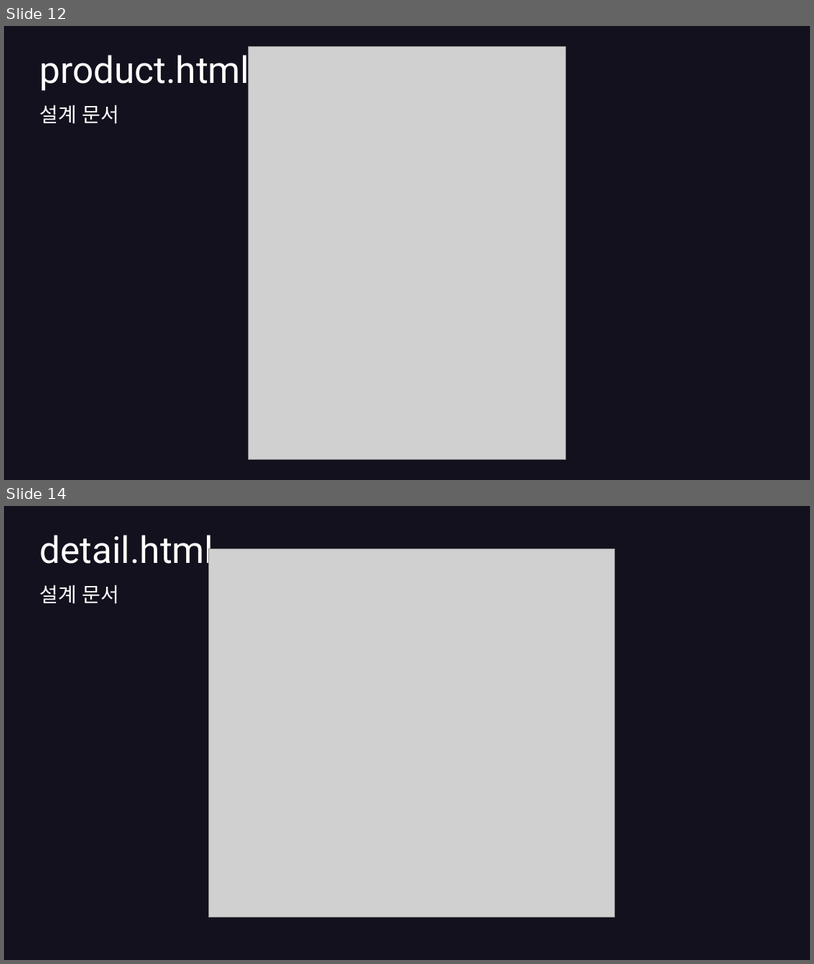
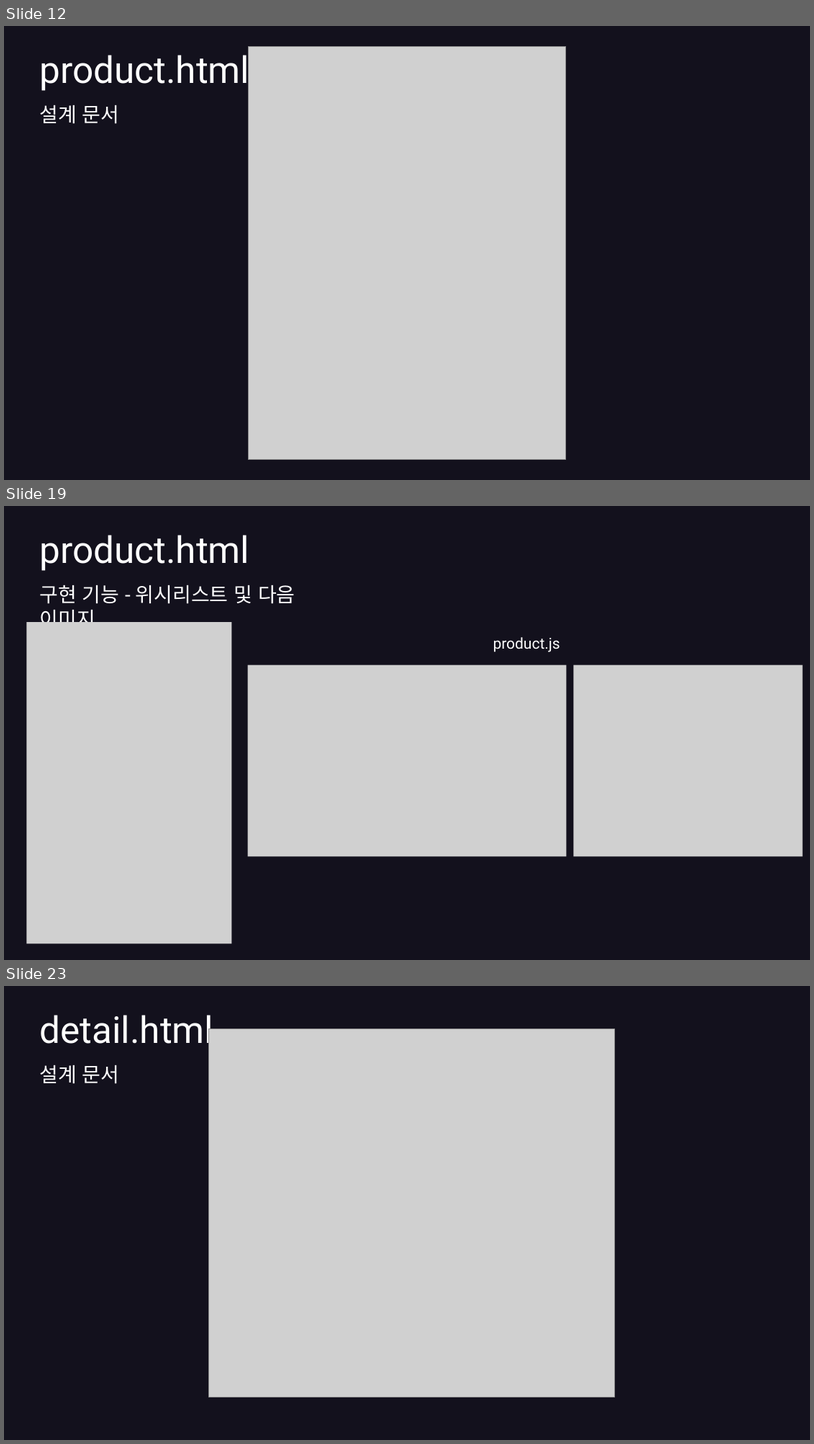
Before and after one commit to hyunkyumlee/FrontProject, a slide deck: 발표 자료/푸마_발표ppt.pptx. Shown one above the other, each under a label of ours: slides 12 and 14 before the commit, slides 12, 19 and 23 after it; the slides between them are not shown. The pictures are 814x964 and 814x1444 pixels, drawn with LibreOffice and Linux fonts; fonts in the diff are those of the drawing; grey boxes stand for pictures. Boxes give left, top, right and bottom in pixels: in the first picture for what was removed or moved away, otherwise in the second. Text is boxed around its words. In the diff, an @@ line names an element or a change of style, - is before the commit and + after.

```diff
--- a/발표 자료/푸마_발표ppt.pptx
+++ b/발표 자료/푸마_발표ppt.pptx
@@ slide 19 added at (x1=4, y1=506, x2=810, y2=960), background #13111D @@
@@ title added at (x1=40, y1=535, x2=250, y2=571), 44 pt, text #FFFFFF @@
+product.html
@@ text added at (x1=40, y1=585, x2=296, y2=632), 24 pt, text #FFFFFF @@
+구현 기능 - 위시리스트 및 다음 이미지
@@ picture added at (x1=26, y1=622, x2=232, y2=943) @@
@@ text added at (x1=494, y1=637, x2=561, y2=652), 18 pt, text #FFFFFF @@
+product.js
@@ picture added at (x1=248, y1=665, x2=566, y2=856) @@
@@ picture added at (x1=574, y1=665, x2=803, y2=856) @@
@@ what was slide 14 is now slide 23 @@
```
Also in this commit, not shown: 2 slides changed, 8 other slides added, 1 other file.
